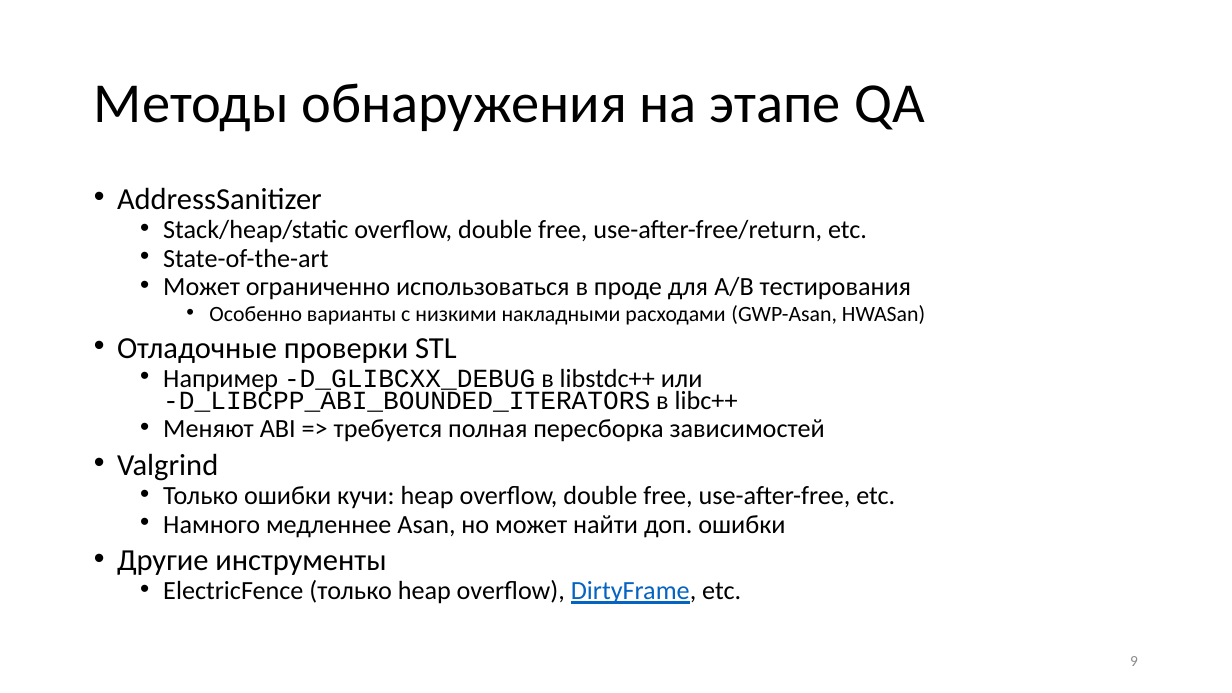
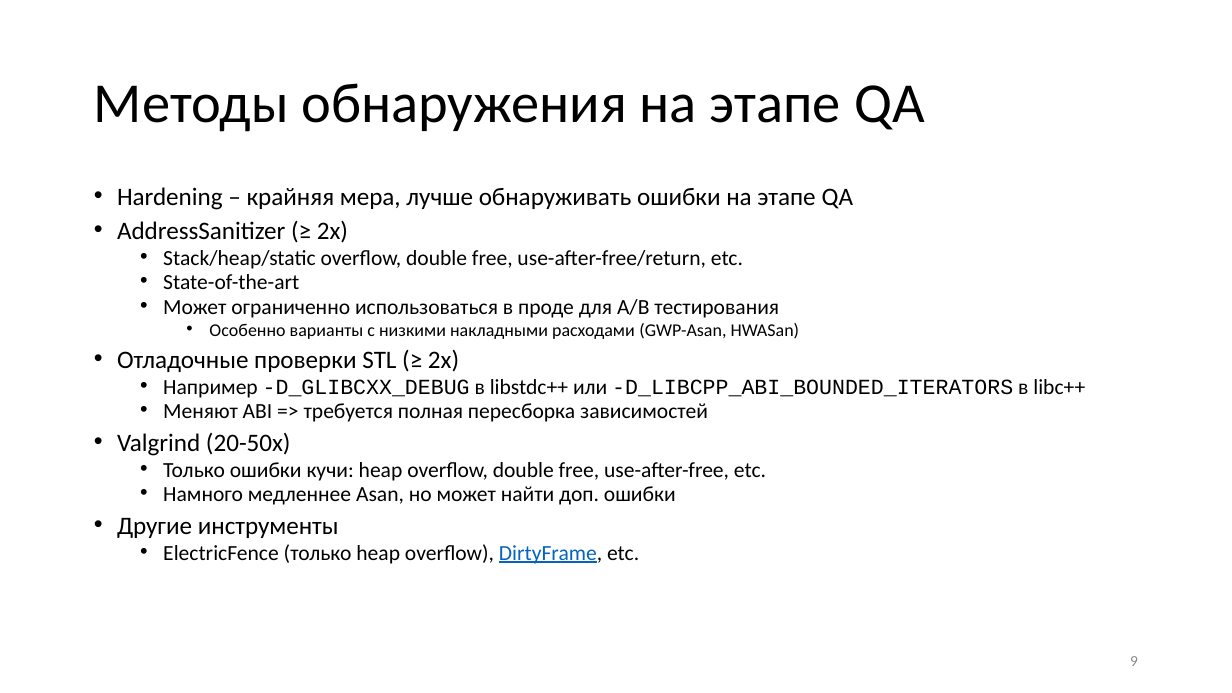
Before and after one commit to yugr/slides, a slide deck: slide 9 of CppZeroCost/2025/RU.pptx. Drawn at 1232x693 pixels with LibreOffice and Linux fonts; fonts in the diff are those of the drawing. Boxes give left, top, right and bottom in pixels: in the first picture for what was removed or moved away, otherwise in the second. Text is boxed around its words. In the diff, an @@ line names an element or a change of style, - is before the commit and + after.

Commit message:
Fixes after review by Serge Bronnikov.

```diff
--- a/CppZeroCost/2025/RU.pptx
+++ b/CppZeroCost/2025/RU.pptx
@@ text at box(117, 187, 853, 243): text changed; size 23.8 to 19.6 pt @@
-• AddressSanitizer
+• Hardening – крайняя мера, лучше обнаруживать ошибки на этапе QA
+• AddressSanitizer (≥ 2x)
@@ text at box(117, 250, 1085, 564): size 20.4 to 16.8 pt in "Stack/heap/static overflow, double free, use-after-free/retu ...", "State-of-the-art", "Может ограниченно использоваться в проде для A/B ...", "Например -D_GLIBCXX_DEBUG в libstdc++ или -D_LIBCPP_ABI_BOUN ..." and 4 more places; size 17 to 14 pt in "Особенно варианты с низкими накладными расходами (GWP-Asan, ..."; size 23.8 to 19.6 pt in "Другие инструменты" @@
@@ text at box(117, 350, 459, 372): text changed; size 23.8 to 19.6 pt @@
-• Отладочные проверки STL
+• Отладочные проверки STL (≥ 2x)
@@ text at box(117, 433, 291, 456): text changed; size 23.8 to 19.6 pt @@
-• Valgrind
+• Valgrind (20-50x)
```
Also in this commit, not shown: 2 other slides changed, 1 slide added, 3 other files.
